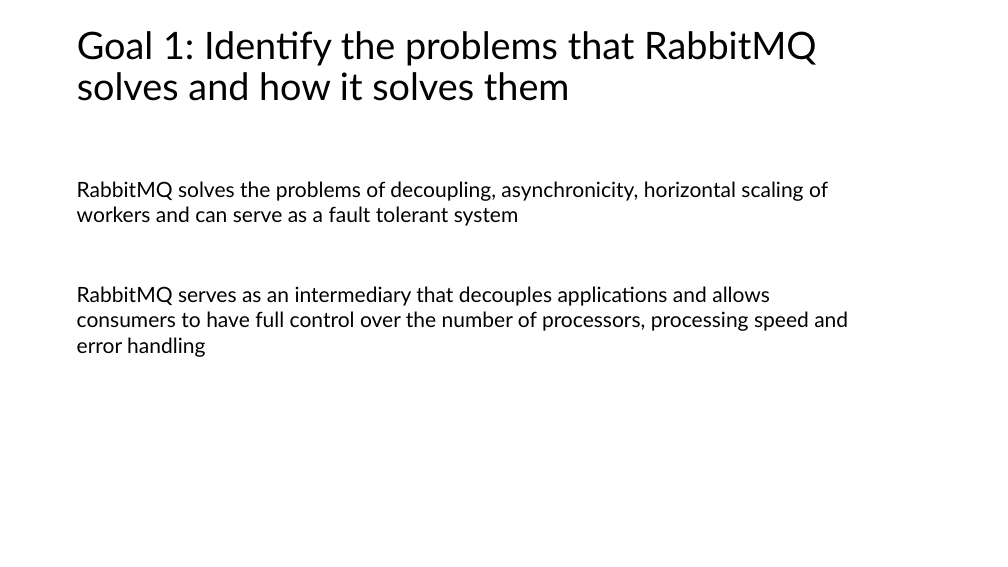
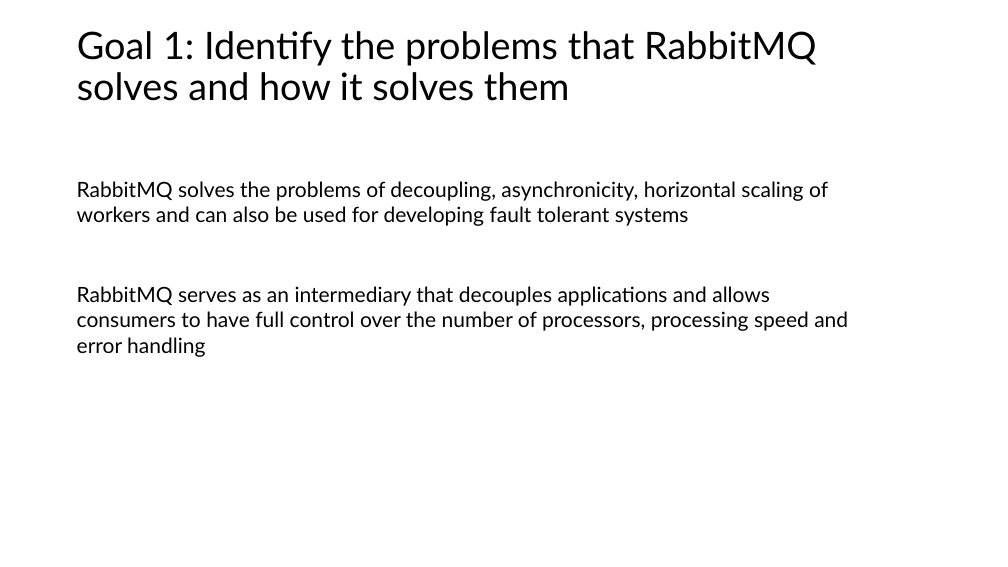
Before and after one commit to roblappcoupa/rabbitmq-presentation, a slide deck: slide 26 of Docs/RabbitMQ.pptx. Drawn at 1008x567 pixels with LibreOffice and Linux fonts; fonts in the diff are those of the drawing. Boxes give left, top, right and bottom in pixels: in the first picture for what was removed or moved away, otherwise in the second. Text is boxed around its words. In the diff, an @@ line names an element or a change of style, - is before the commit and + after.

```diff
--- a/Docs/RabbitMQ.pptx
+++ b/Docs/RabbitMQ.pptx
@@ text at <box>77,181,828,226</box>: text changed @@
-RabbitMQ solves the problems of decoupling, asynchronicity, horizontal scaling of workers and can serve as a fault tolerant system
+RabbitMQ solves the problems of decoupling, asynchronicity, horizontal scaling of workers and can also be used for developing fault tolerant systems
```
Also in this commit, not shown: 6 other slides changed, 11 other files.
